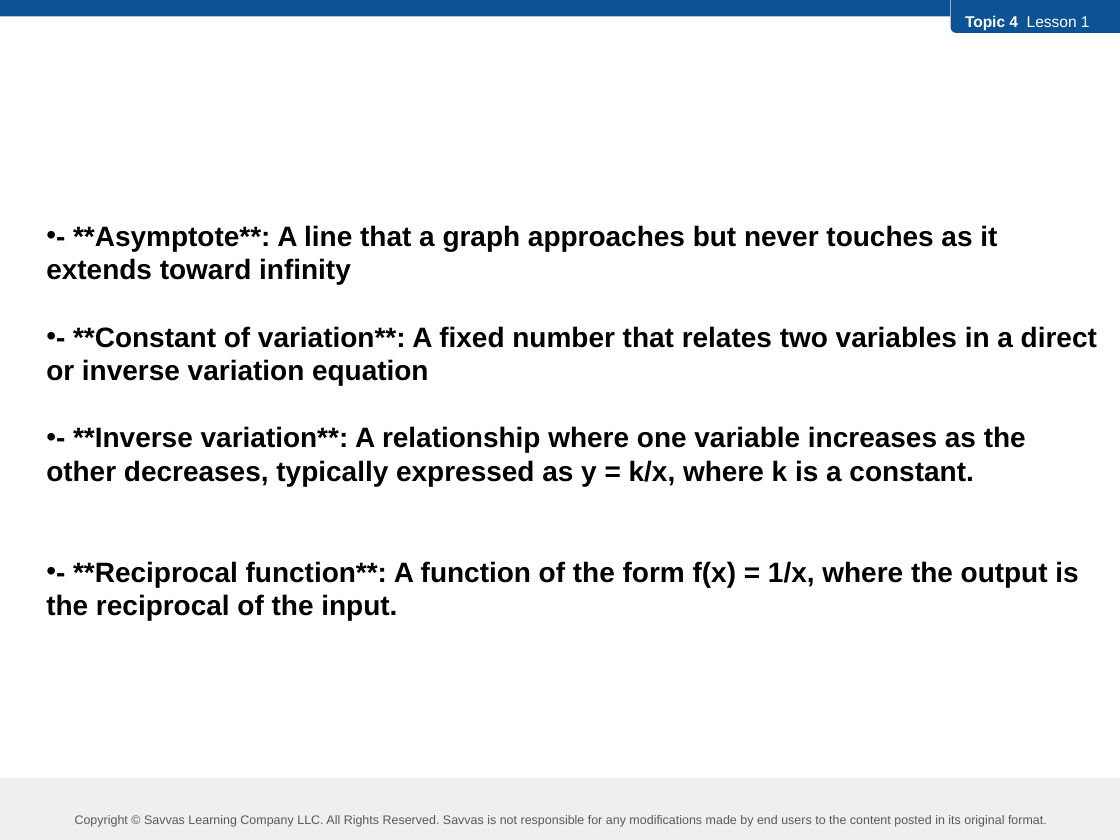
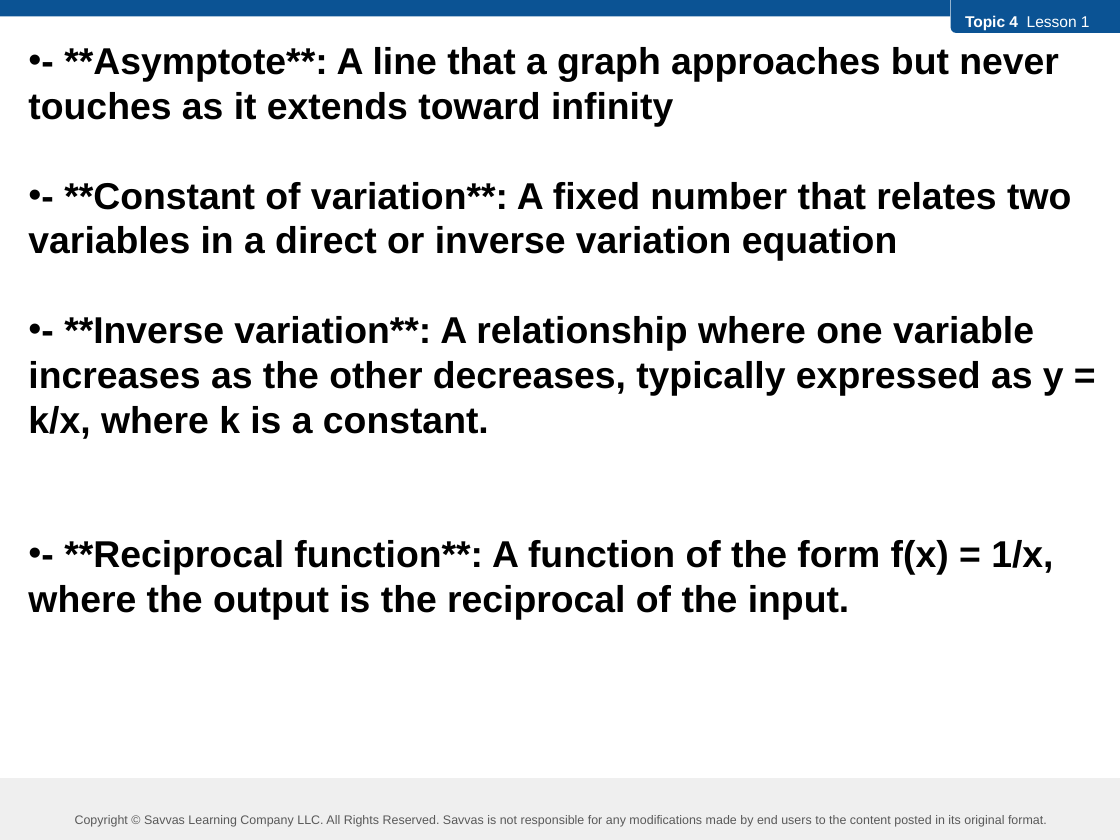
Before and after one commit to robjohncolson/feb25-25, a slide deck: slide 1 of L4-1.pptx. Drawn at 1120x840 pixels with LibreOffice and Linux fonts; fonts in the diff are those of the drawing. Boxes give left, top, right and bottom in pixels: in the first picture for what was removed or moved away, otherwise in the second. Text is boxed around its words. In the diff, an @@ line names an element or a change of style, - is before the commit and + after.

Commit message:
L4-1 docx&pptx final form.  Pre L4-2 inclass presentation (already printed L4-2.docx)

```diff
--- a/L4-1.pptx
+++ b/L4-1.pptx
@@ text "- **Asymptote**: A line that ...": place and size @@
-text "- **Asymptote**: A line that ..." at box(46, 225, 1097, 621)
+text "- **Asymptote**: A line that ..." at box(28, 47, 1071, 620)
@@ text "- **Asymptote**: A line that ..." at box(28, 47, 1071, 620): size 18 to 24 pt @@
```
Also in this commit, not shown: 6 other slides changed, 5 other files.
